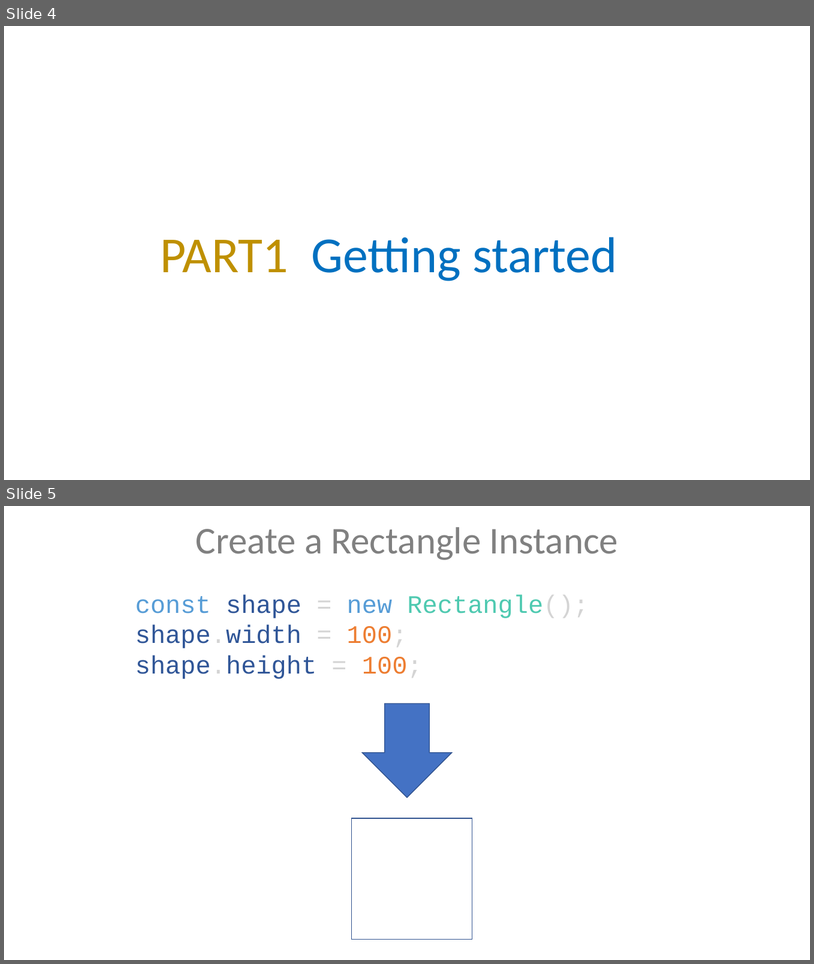
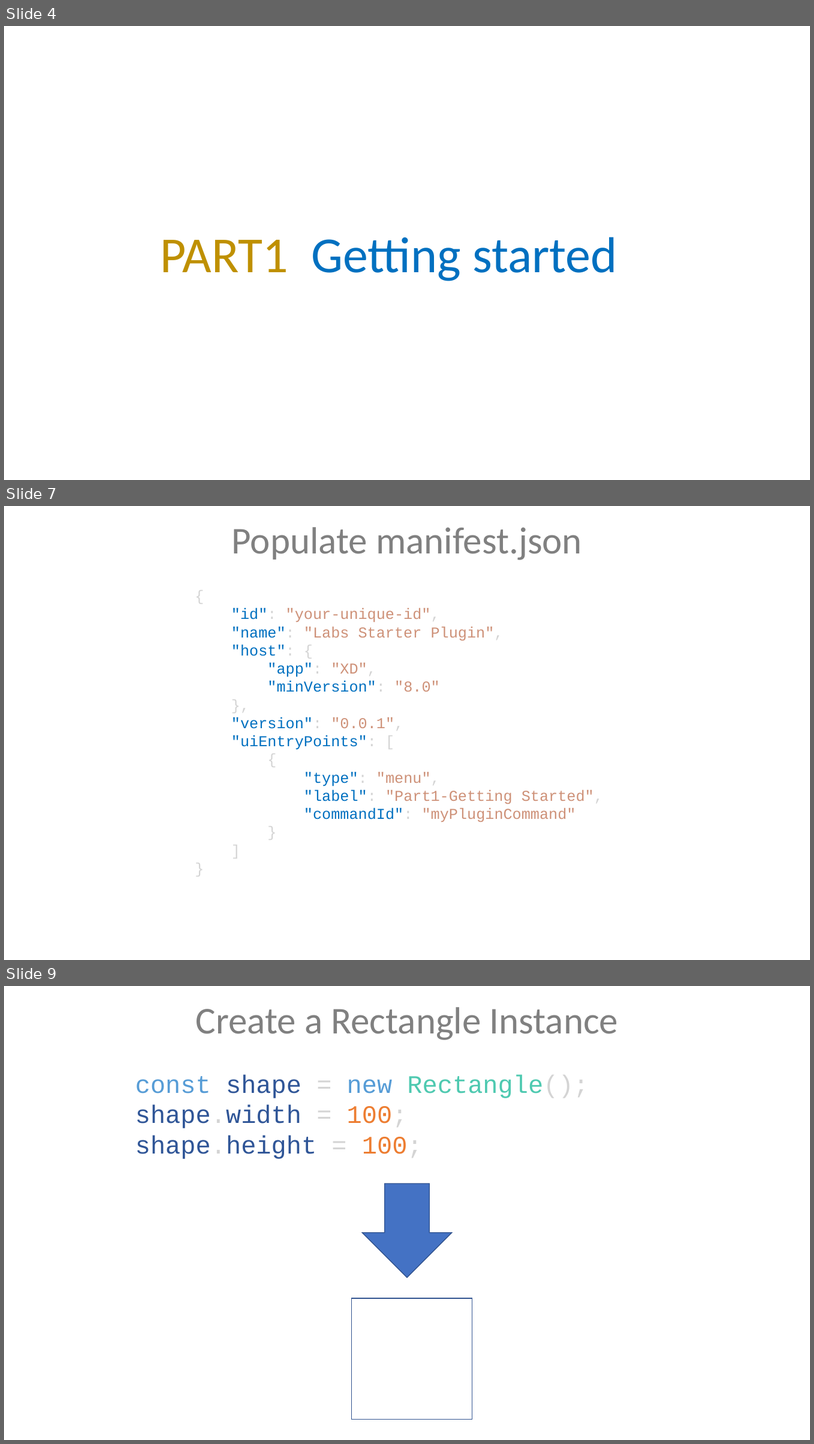
Before and after one commit to dkstevekwak/xd-plugin-labs, a slide deck: max-labs.pptx. Shown one above the other, each under a label of ours: slides 4 and 5 before the commit, slides 4, 7 and 9 after it; the slides between them are not shown. The pictures are 814x964 and 814x1444 pixels, drawn with LibreOffice and Linux fonts; fonts in the diff are those of the drawing. Boxes give left, top, right and bottom in pixels: in the first picture for what was removed or moved away, otherwise in the second. Text is boxed around its words. In the diff, an @@ line names an element or a change of style, - is before the commit and + after.

Commit message:
deck updated

```diff
--- a/max-labs.pptx
+++ b/max-labs.pptx
@@ slide 7 added at bbox=[4, 506, 810, 960], background #FFFFFF @@
@@ text added at bbox=[232, 527, 582, 560], 45 pt, text #808080 @@
+Populate manifest.json
@@ text added at bbox=[231, 608, 603, 822], 18 pt, text #CE9178 @@
+{
+"id": "your-unique-id",
+"name": "Labs Starter Plugin",
+"host": {
+"app": "XD",
+"minVersion": "8.0"
+},
+"version": "0.0.1",
+"uiEntryPoints": [
+{
+"type": "menu",
+"label": "Part1-Getting Started",
+"commandId": "myPluginCommand"
+}
+]
+}
@@ what was slide 5 is now slide 9 @@
```
Also in this commit, not shown: 3 other slides added.
